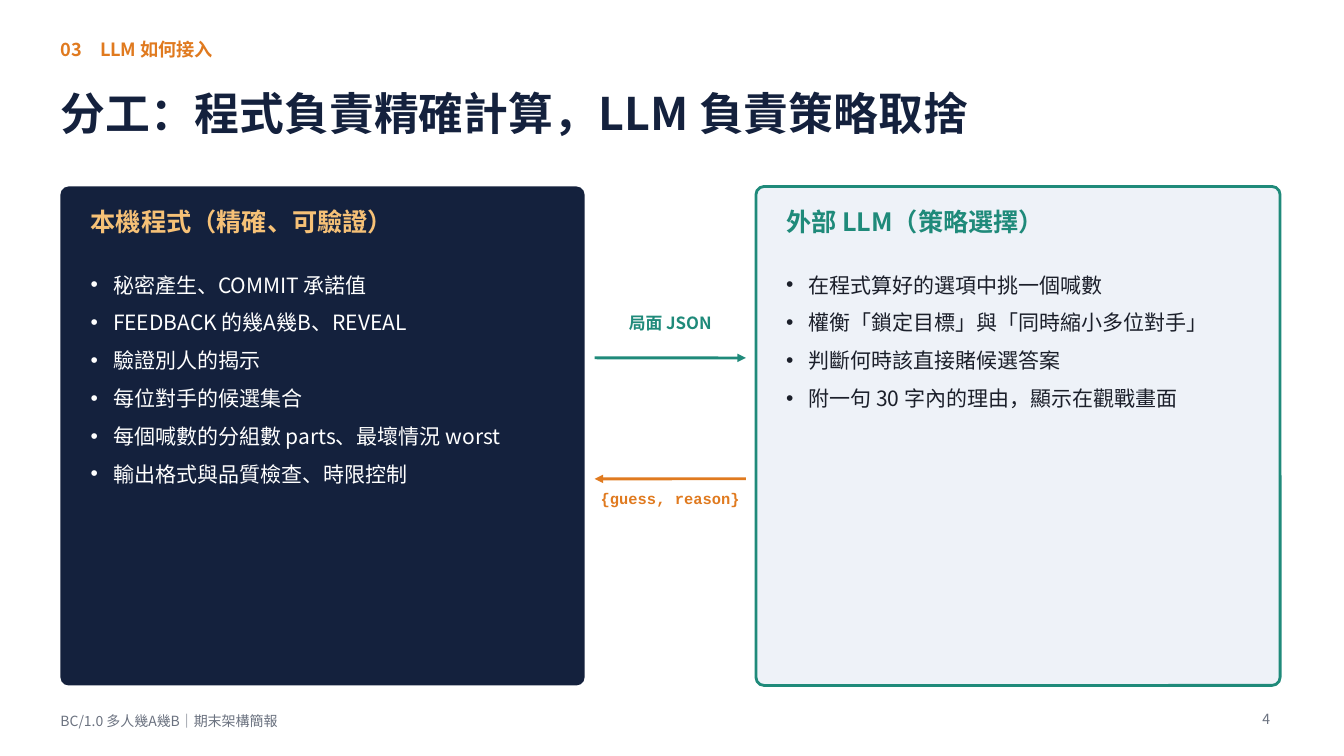
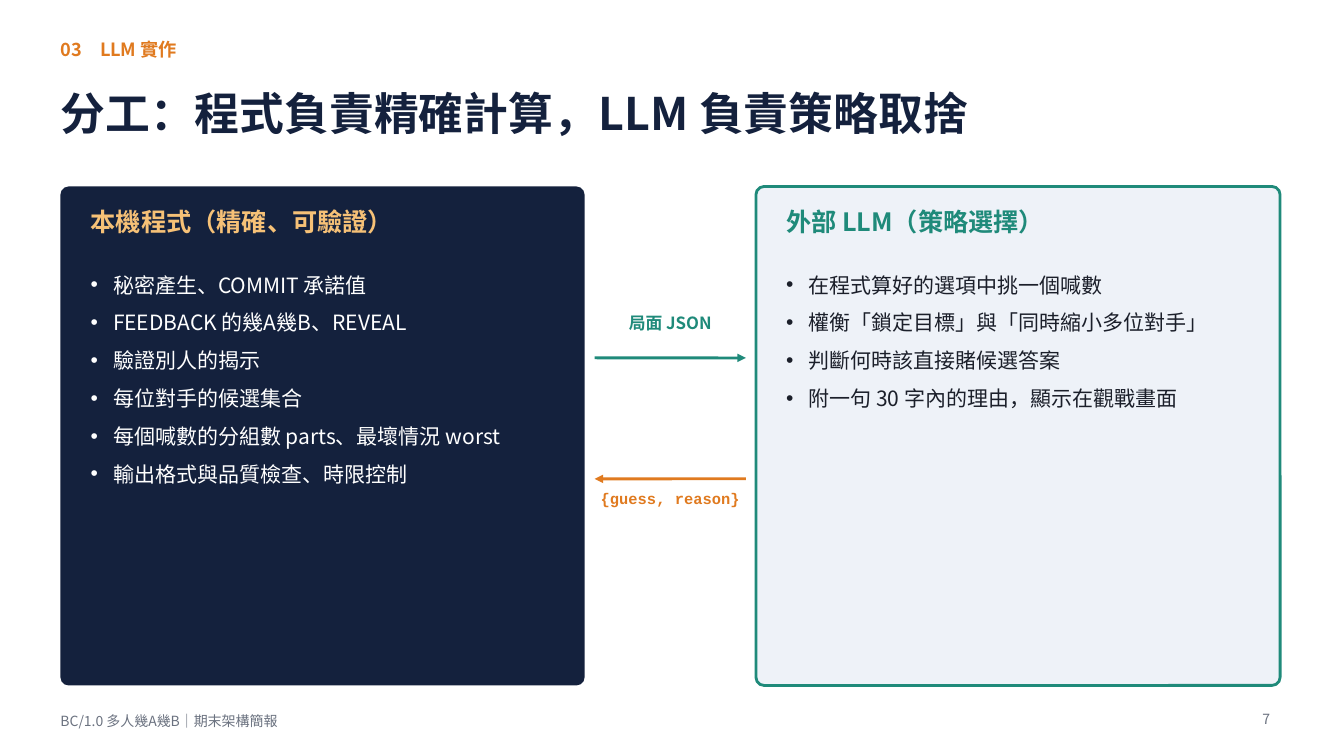
Before and after one commit to TAIWAN-ET/web_application2026_project, a slide deck: slide 7 of slides/期末架構簡報.pptx (slide 4 before the commit). Drawn at 1344x756 pixels with LibreOffice and Linux fonts; fonts in the diff are those of the drawing. Boxes give left, top, right and bottom in pixels: in the first picture for what was removed or moved away, otherwise in the second. Text is boxed around its words. In the diff, an @@ line names an element or a change of style, - is before the commit and + after.

```diff
--- a/slides/期末架構簡報.pptx
+++ b/slides/期末架構簡報.pptx
@@ text at <box>60,40,177,58</box>: text changed @@
-03 LLM 如何接入
+03 LLM 實作
@@ page number at <box>1262,714,1270,724</box>: text changed @@
-4
+7
```
Also in this commit, not shown: 3 other slides changed, 4 slides added, 3 slides removed, 2 other files.
